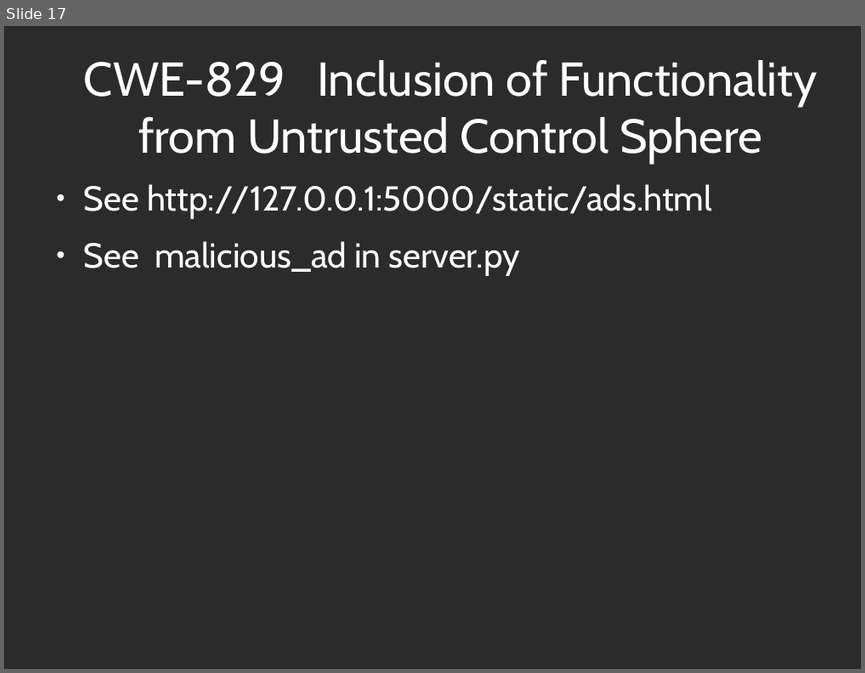
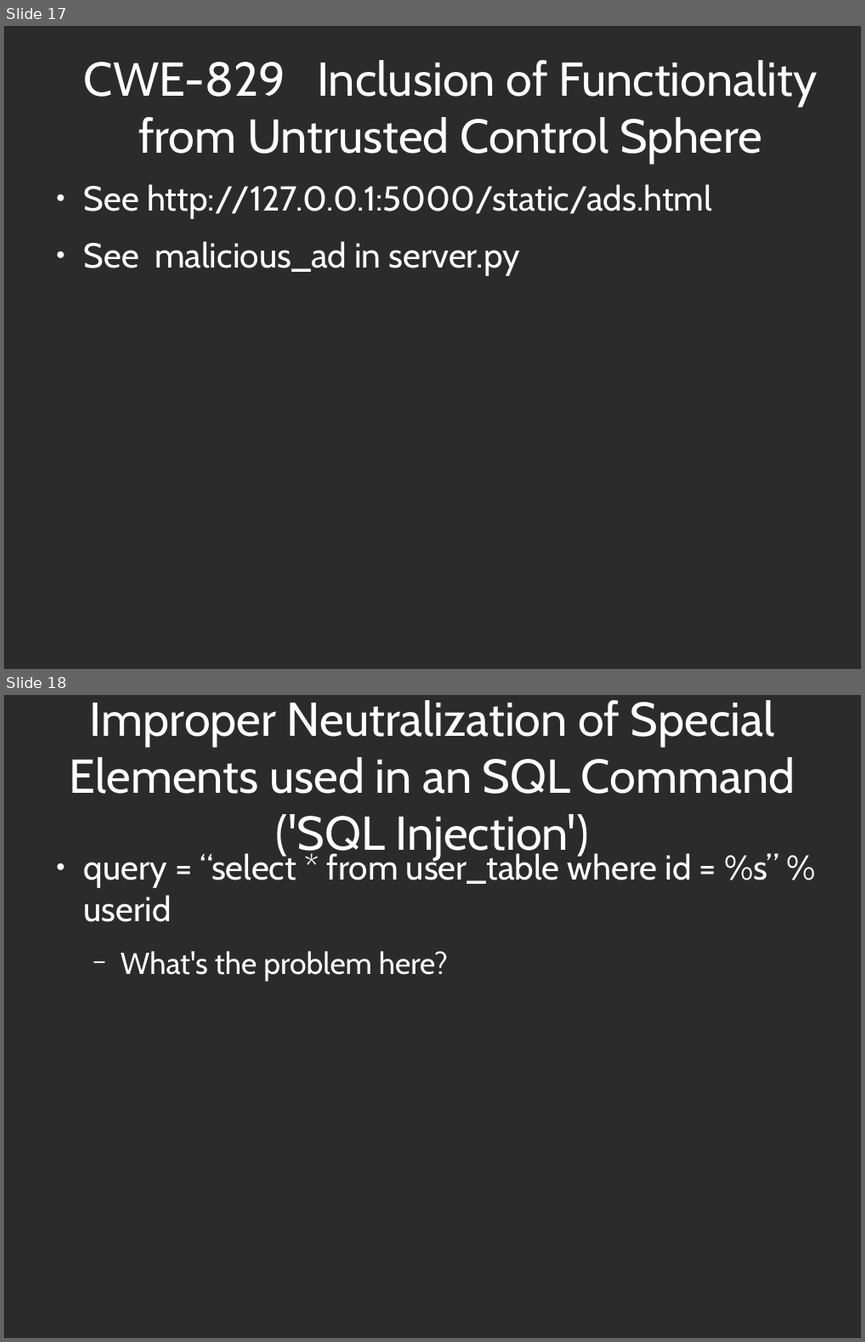
Before and after one commit to abramhindle/CMPUT404-Web-Security, a slide deck: 11-Security.odp. Shown one above the other, each under a label of ours: slide 17 before the commit, slides 17 and 18 after it. The pictures are 865x673 and 865x1342 pixels, drawn with LibreOffice and Linux fonts; fonts in the diff are those of the drawing; background and template pictures are left out; a plain dark background stands for a picture behind light text. Boxes give left, top, right and bottom in pixels: in the first picture for what was removed or moved away, otherwise in the second. Text is boxed around its words. In the diff, an @@ line names an element or a change of style, - is before the commit and + after.

```diff
--- a/11-Security.odp
+++ b/11-Security.odp
@@ slide 18 added at [4,695,861,1338], background picture (left out) @@
@@ title added at [69,700,794,861], 44 pt, text #FFFFFF @@
+Improper Neutralization of Special Elements used in an SQL Command ('SQL Injection')
@@ text added at [84,850,779,981], 32 pt, text #FFFFFF @@
+● query = “select * from user_table where id = %s” % userid
+  − What's the problem here?
```
Also in this commit, not shown: 15 other slides added, 5 slides removed, 4 other files.
